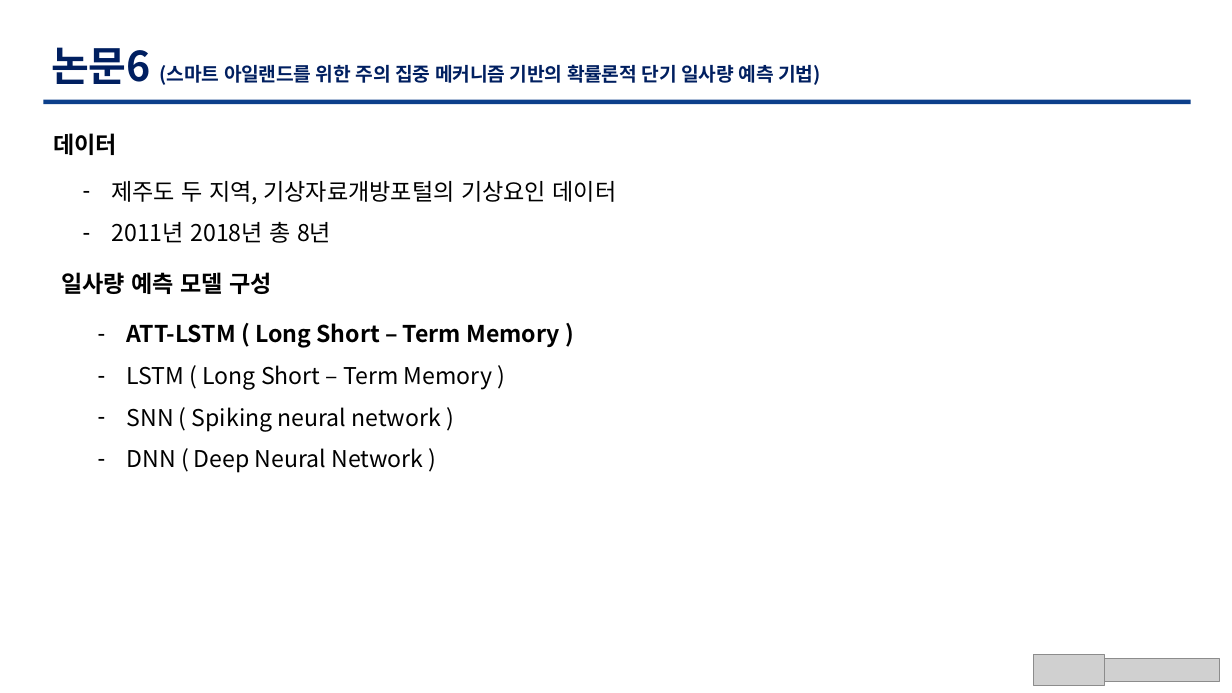
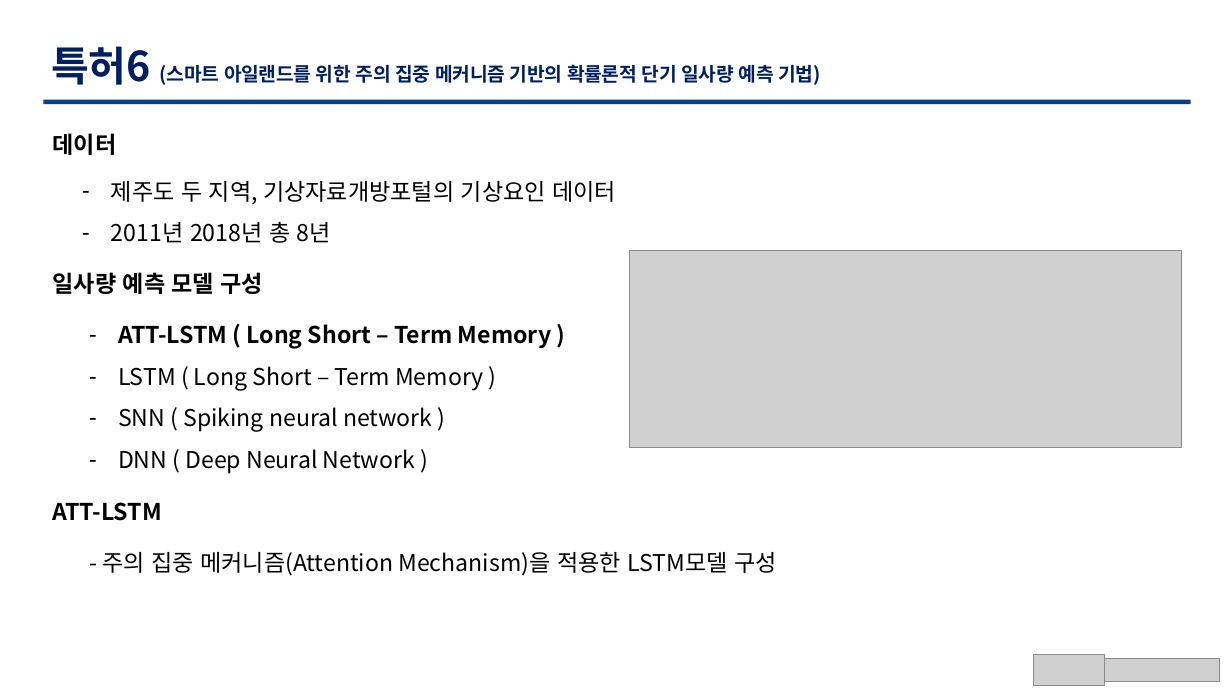
Before and after one commit to TaegyuHan/Solar_radiation_prediction_model, a slide deck: slide 13 of KICS_PT/[KICS] 동향 poster.pptx. Drawn at 1232x693 pixels with LibreOffice and Linux fonts; fonts in the diff are those of the drawing; grey boxes stand for pictures. Boxes give left, top, right and bottom in pixels: in the first picture for what was removed or moved away, otherwise in the second. Text is boxed around its words. In the diff, an @@ line names an element or a change of style, - is before the commit and + after.

```diff
--- a/KICS_PT/[KICS] 동향 poster.pptx
+++ b/KICS_PT/[KICS] 동향 poster.pptx
@@ text at [51, 46, 821, 85]: text changed @@
-논문6 (스마트 아일랜드를 위한 주의 집중 메커니즘 기반의 확률론적 단기 일사량 예측 기법)
+특허6 (스마트 아일랜드를 위한 주의 집중 메커니즘 기반의 확률론적 단기 일사량 예측 기법)
@@ text "일사량 예측 모델 구성": place and size @@
-text "일사량 예측 모델 구성" at [61, 272, 272, 294]
+text "일사량 예측 모델 구성" at [53, 272, 264, 294]
@@ picture added at [629, 250, 1182, 447] @@
@@ text "ATT-LSTM ( Long Short – ...": place and size @@
-text "ATT-LSTM ( Long Short – ..." at [127, 323, 559, 473]
+text "ATT-LSTM ( Long Short – ..." at [118, 324, 551, 474]
@@ text added at [53, 502, 162, 521], 18 pt, text #000000, bold @@
+ATT-LSTM
@@ text added at [102, 552, 777, 576], 18 pt, text #000000 @@
+- 주의 집중 메커니즘(Attention Mechanism)을 적용한 LSTM모델 구성
```
Also in this commit, not shown: 6 other slides changed, 3 slides added, 5 other files.
